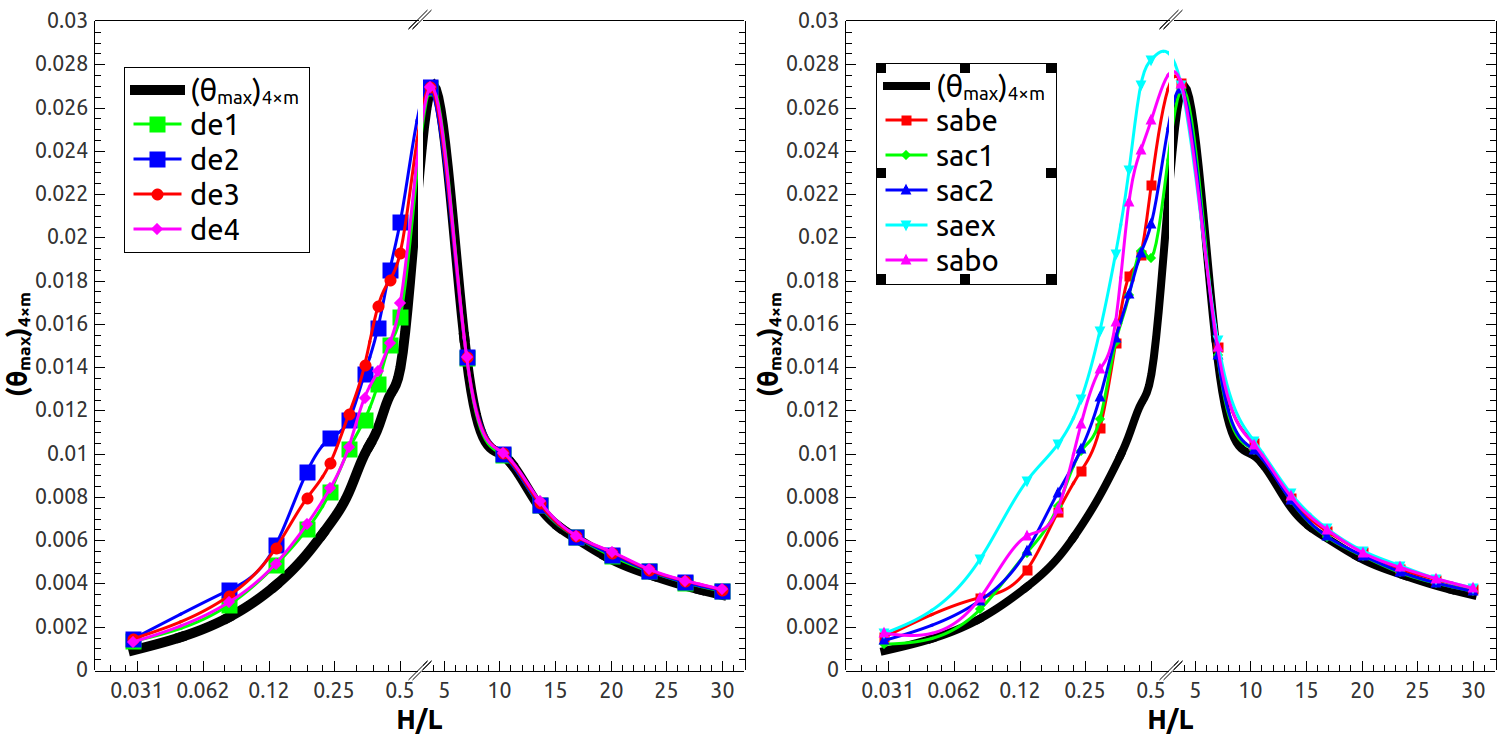
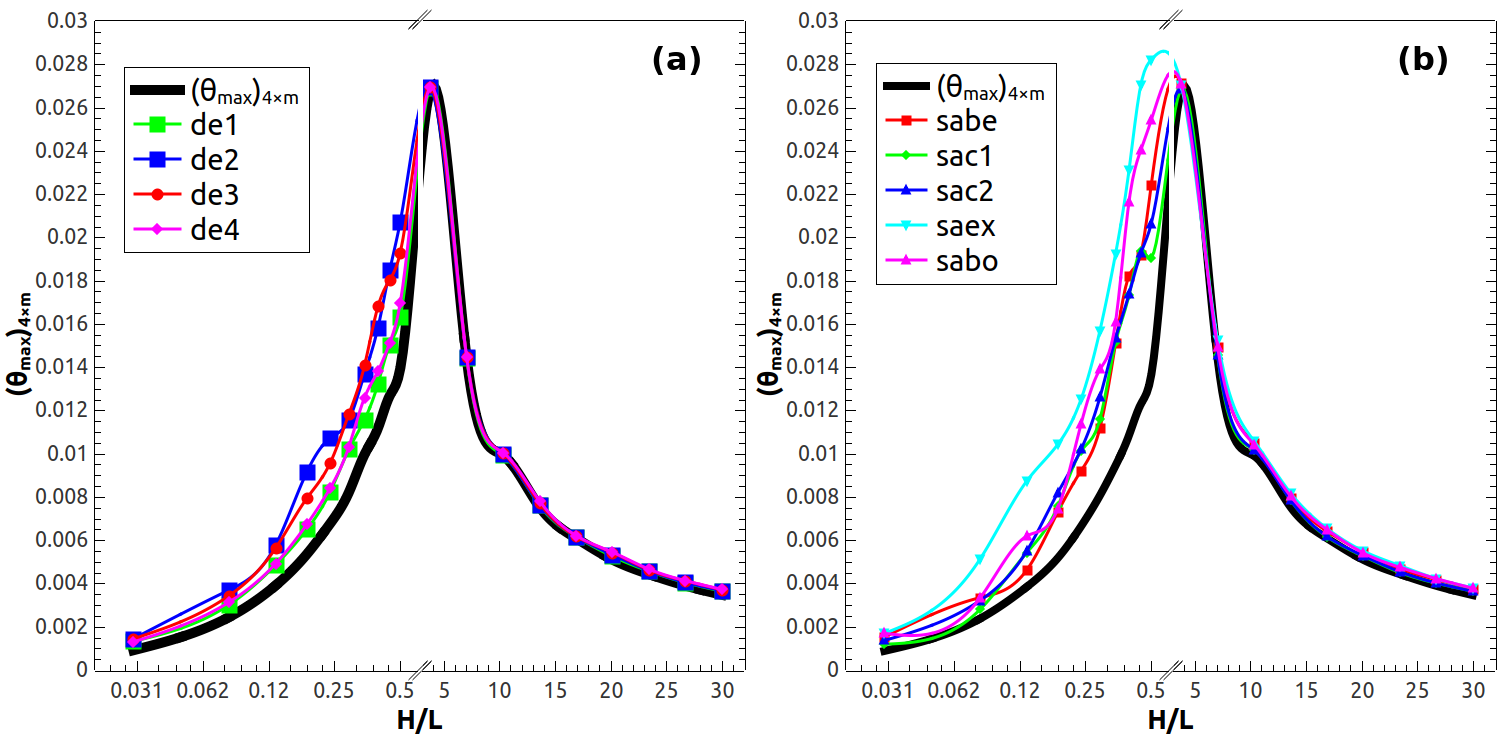
Layers edited between the first and the second (1510, 737) image:
added layer "b" above "a" over [1399, 46, 1447, 75]
added layer "a" above "sa" over [653, 46, 700, 75]
painted on "sa" over [877, 64, 1056, 284]
